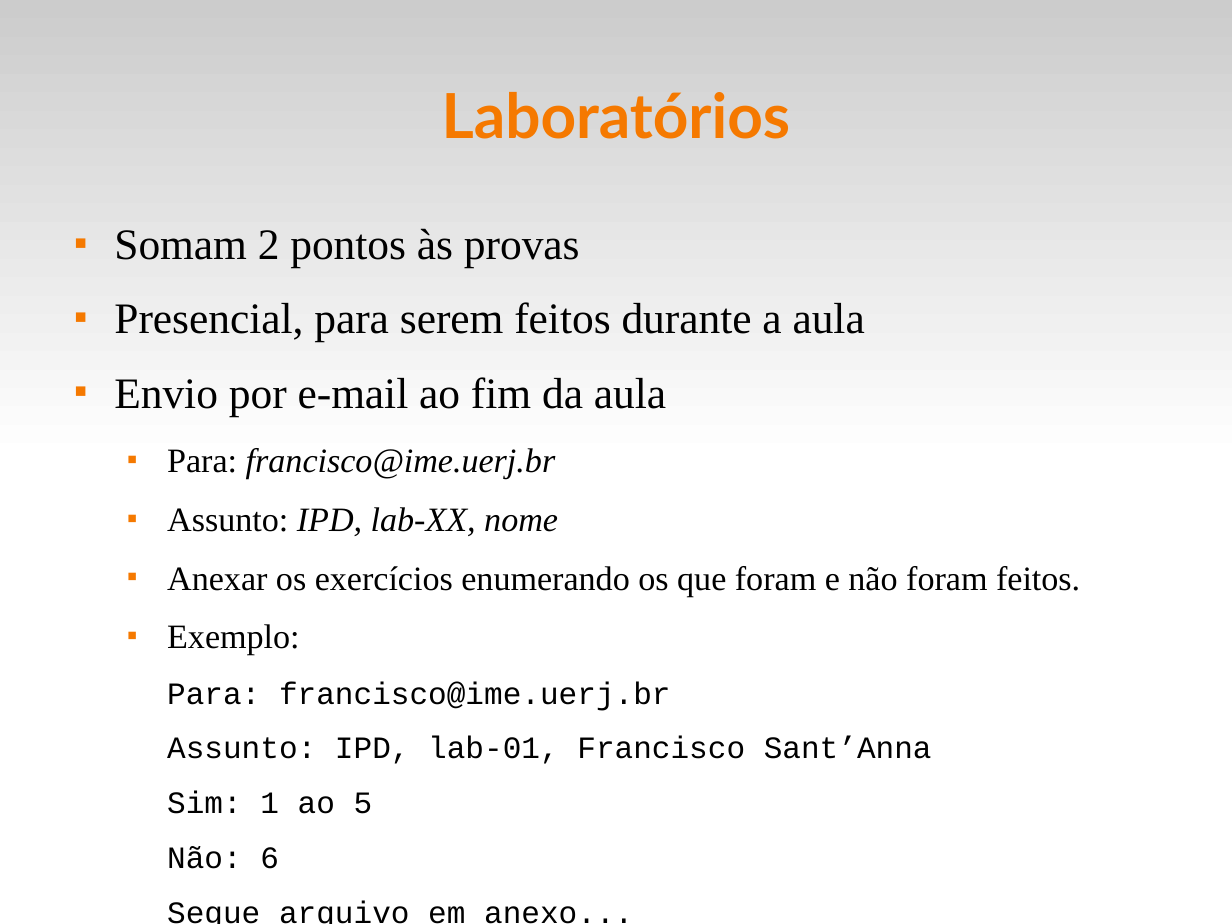
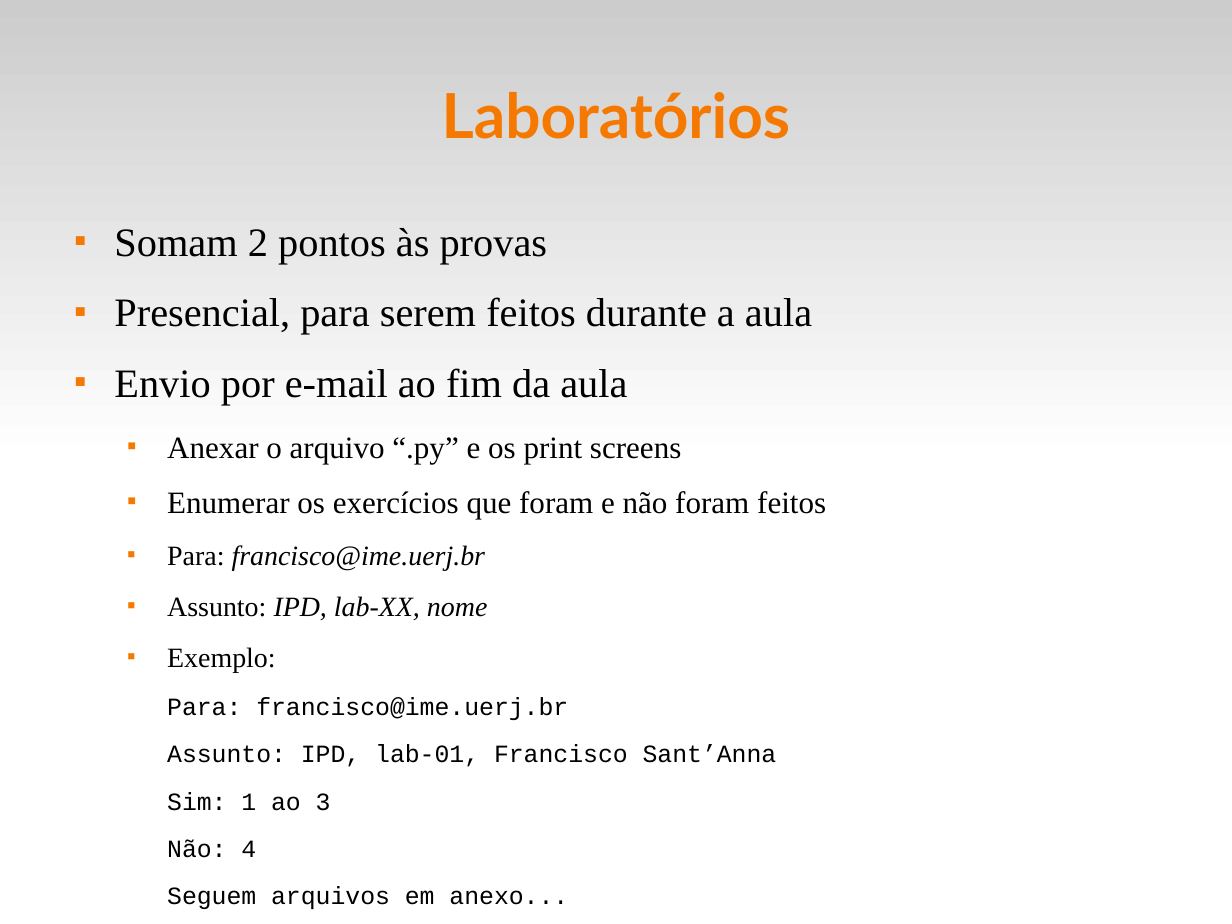
Before and after one commit to fsantanna-uerj/IPD, a slide deck: slide 5 of slides/ipd-00.odp. Drawn at 1232x924 pixels with LibreOffice and Linux fonts; fonts in the diff are those of the drawing. Boxes give left, top, right and bottom in pixels: in the first picture for what was removed or moved away, otherwise in the second. Text is boxed around its words. In the diff, an @@ line names an element or a change of style, - is before the commit and + after.

Commit message:
(>) slides

```diff
--- a/slides/ipd-00.odp
+++ b/slides/ipd-00.odp
@@ text at (114,228,812,767): size 28 to 26 pt in "Somam 2 pontos às provas", "Presencial, para serem feitos durante a aula", "Envio por e-mail ao fim da aula"; size 22 to 18 pt in "Para: francisco@ime.uerj.br", "Assunto: IPD, lab-XX, nome", "Exemplo:"; size 20 to 16 pt in "Para: francisco@ime.uerj.br", "Assunto: IPD, lab-01, Francisco Sant’Anna" @@
@@ text at (167,437,826,519): paragraphs added @@
+  ■ Anexar o arquivo “.py” e os print screens
+  ■ Enumerar os exercícios que foram e não foram feitos
@@ text at (167,566,1080,597): paragraph removed @@
-  ■ Anexar os exercícios enumerando os que foram e não foram feitos.
@@ text at (167,792,568,909): text changed; size 20 to 16 pt @@
-  Sim: 1 ao 5
-  Não: 6
-  Segue arquivo em anexo...
+  Sim: 1 ao 3
+  Não: 4
+  Seguem arquivos em anexo...
```
Also in this commit, not shown: 1 other file.
